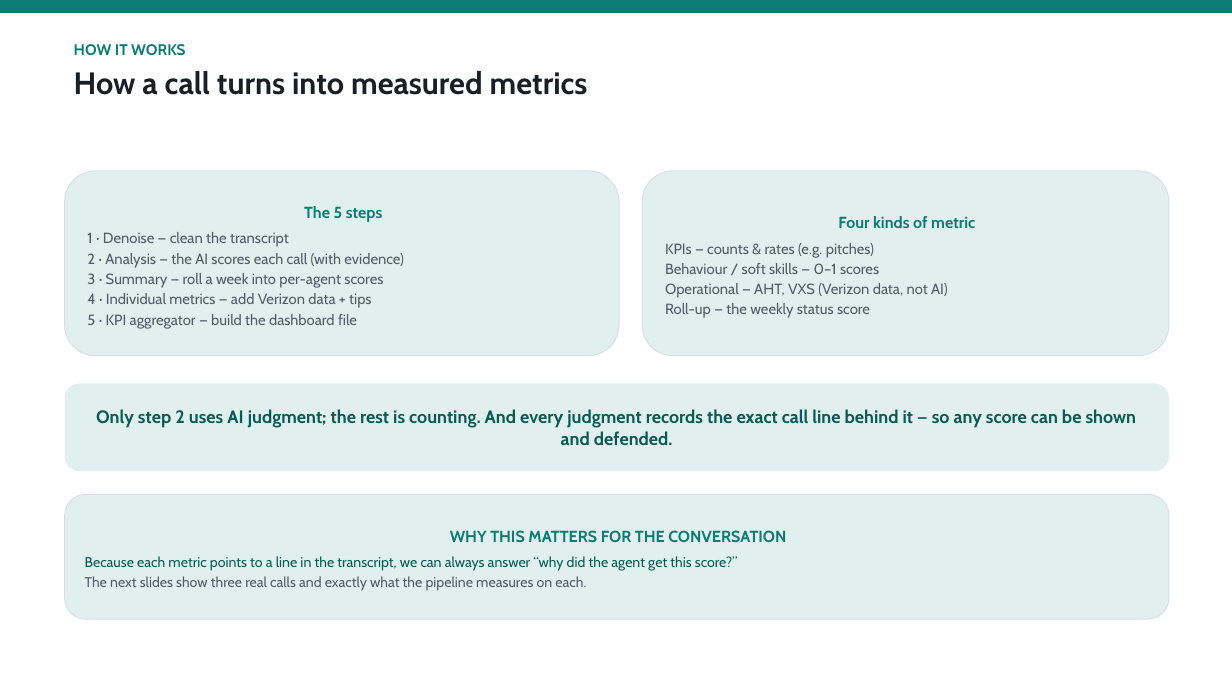
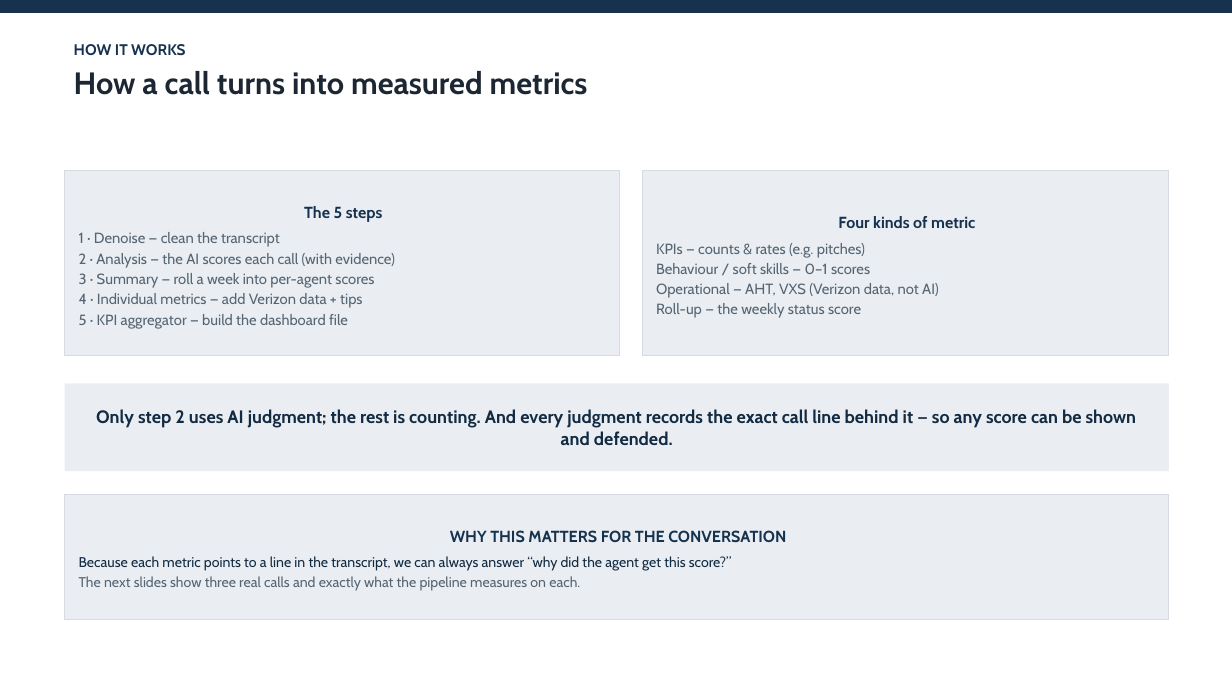
Before and after one commit to shyamanugu/LLMOps, a slide deck: slide 2 of usecases/ai_pipeline 2/docs/APIX_Metrics_Discussion.pptx. Drawn at 1232x693 pixels with LibreOffice and Linux fonts; fonts in the diff are those of the drawing. Boxes give left, top, right and bottom in pixels: in the first picture for what was removed or moved away, otherwise in the second. Text is boxed around its words. In the diff, an @@ line names an element or a change of style, - is before the commit and + after.

```diff
--- a/usecases/ai_pipeline 2/docs/APIX_Metrics_Discussion.pptx
+++ b/usecases/ai_pipeline 2/docs/APIX_Metrics_Discussion.pptx
@@ rectangle at box(0, 0, 1232, 13): fill #0E7C74 to #16324F @@
@@ text "HOW IT WORKS" at box(74, 44, 588, 95): text colour #0E7C74 to #16324F in "HOW IT WORKS"; text colour #1A1F27 to #1C2733 in "How a call turns into measured metrics" @@
@@ rectangle "The 5 steps" at box(65, 171, 619, 356): text colour #0E7C74 to #16324F in "The 5 steps"; text colour #535C6A to #566573; rounded rectangle to rectangle; fill #E1F0EE to #EAEEF2; outline #D9DFE5 0.75 pt to #D5DBE1 0.75 pt @@
@@ rectangle "Four kinds of metric" at box(642, 171, 1169, 356): text colour #0E7C74 to #16324F in "Four kinds of metric"; text colour #535C6A to #566573 in "KPIs — counts & rates (e.g. pitches)", "Behaviour / soft skills — 0–1 scores", "Operational — AHT, VXS (Verizon data, not ...", "Roll-up — the weekly status score"; rounded rectangle to rectangle; fill #E1F0EE to #EAEEF2; outline #D9DFE5 0.75 pt to #D5DBE1 0.75 pt @@
@@ rectangle "Only step 2 uses AI ..." at box(65, 384, 1169, 471): text colour #0A5B55 to #122A42; rounded rectangle to rectangle; fill #E1F0EE to #EAEEF2 @@
@@ rectangle "WHY THIS MATTERS FOR THE ..." at box(65, 494, 1169, 619): text colour #0E7C74 to #16324F in "WHY THIS MATTERS FOR THE CONVERSATION"; text colour #0A5B55 to #122A42 in "Because each metric points to a line ..."; text colour #535C6A to #566573 in "The next slides show three real calls ..."; rounded rectangle to rectangle; fill #E1F0EE to #EAEEF2; outline #D9DFE5 0.75 pt to #D5DBE1 0.75 pt @@
```
Also in this commit, not shown: 7 other slides changed, 1 other file.
